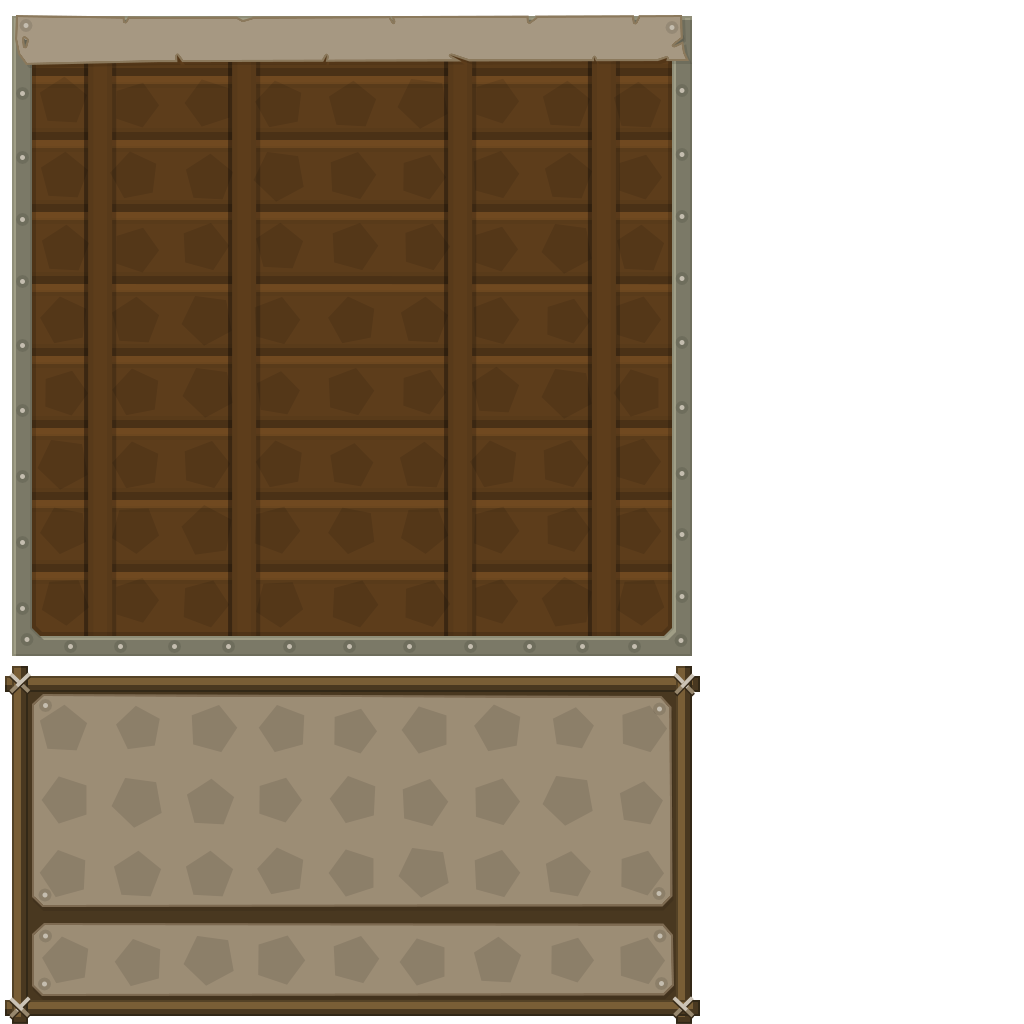
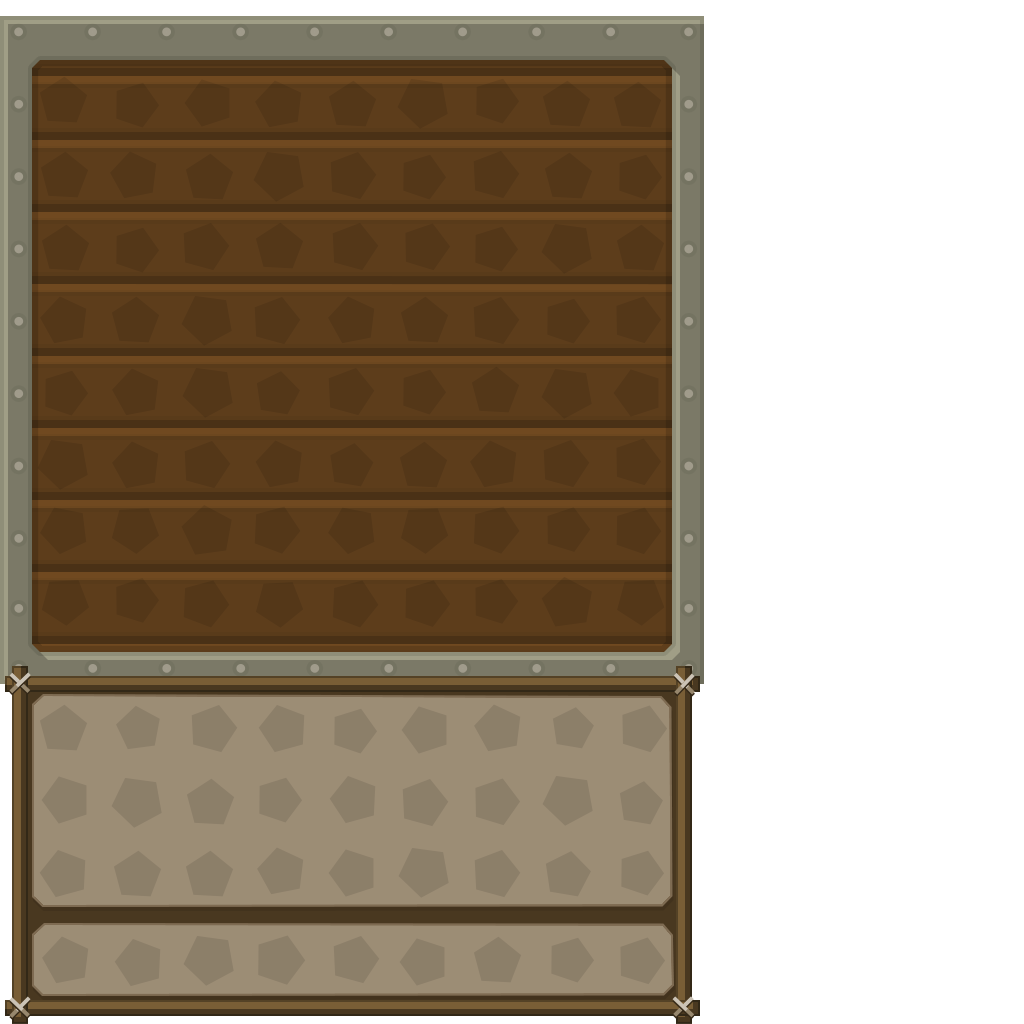
Two versions of the same layered image (1024x1024). Layer-by-layer changes:
hid group "title" (2 layers) over [15, 15, 689, 65]
renamed "Forme 21" to "Forme 21 copy", opacity 100% → 50%, painted on it over [14, 27, 694, 987]
painted on "Forme 339" over [0, 16, 704, 684]
hid "Forme 325 copie" over [88, 32, 616, 648]
painted on "Forme 10 copie 8" over [20, 636, 704, 652]
painted on "Forme 326" over [0, 16, 704, 684]
